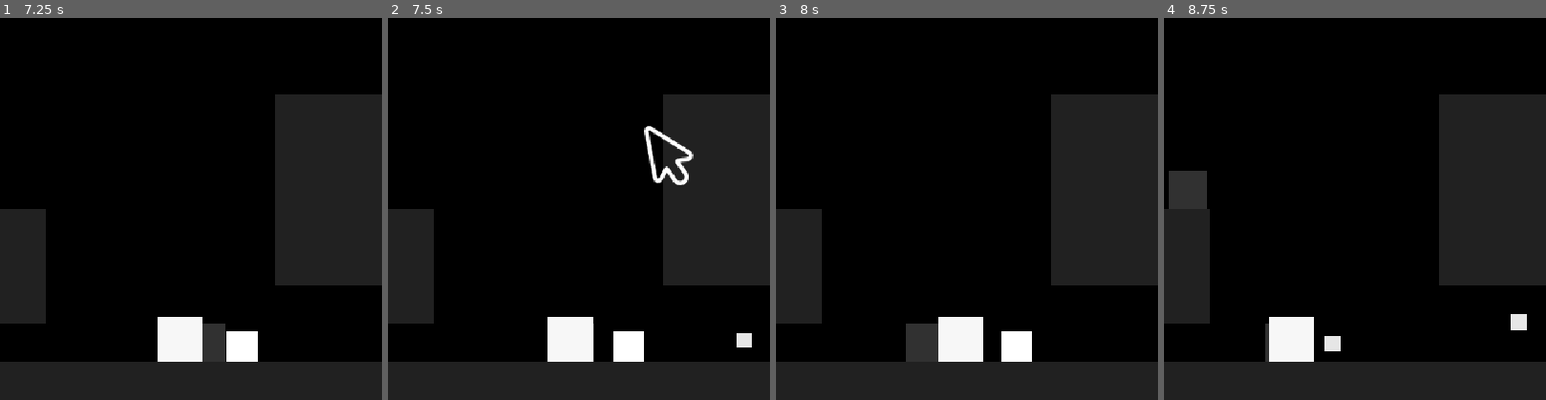
Above: before the commit, frames 1-4 (left to right).
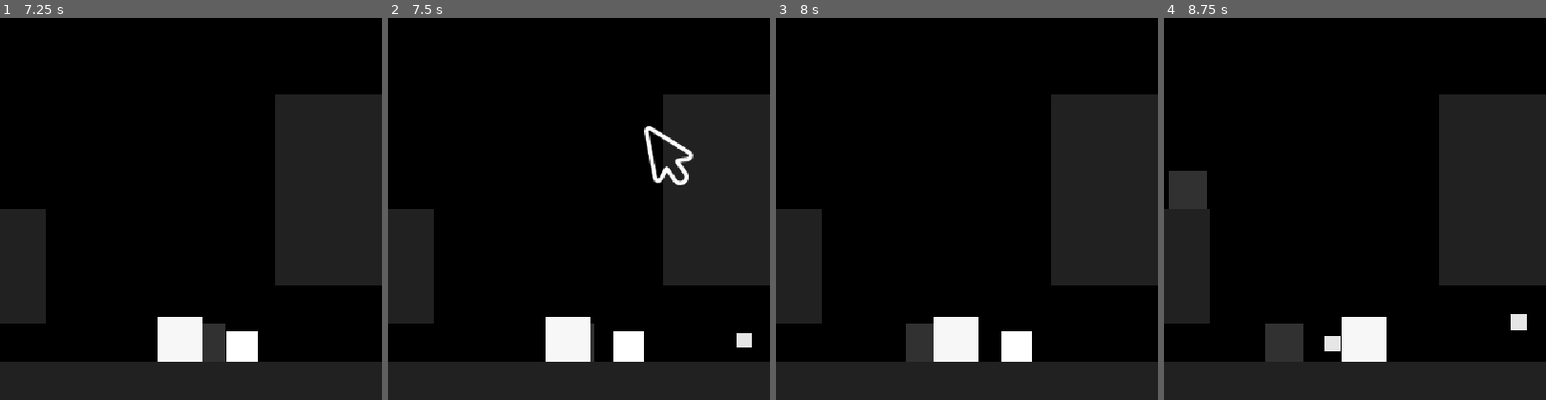
Above: after the commit, the same moments.

Repository: stevencasteel/Box-Battle
Game: Godot game, scene res://src/scenes/main/main.tscn
Same seed, same stepped clock (60 frames per second), same inputs: the game is played once before the commit and once after it. The engine's default icon, where the game draws it, is replaced by a stand-in: a white triangle on a blue panel in a dark square.
Inputs (mouse positions are % of the whole screen's width and height, from its top left):
- Up to frame 1 (7.25 s): tap Enter (ui_accept) at 0.5, 3.77, 6.77 s; drag from (50, 36) to (60, 28) at 0.52 s; drag from (30, 55) to (34, 19) at 1.27 s; move the mouse to (60, 28) at 2.02 s; hold Left (ui_left) 2.03-2.75 s; drag from (45, 70) to (7, 93) at 2.77 s; move the mouse to (80, 65) at 3.52 s; hold Right (ui_right) 3.53-4.25 s; drag from (20, 35) to (39, 93) at 4.27 s; move the mouse to (55, 50) at 5.02 s; hold Right (ui_right) 5.03-5.75 s; click (55, 50) at 5.17 s; drag from (35, 25) to (72, 93) at 5.77 s; move the mouse to (72, 45) at 6.52 s; hold Left (ui_left) from 6.53 s (still down)
- Up to frame 2 (7.5 s): release Left (ui_left) at 7.25 s; drag from (30, 55) to (82, 82) at 7.27 s
- Up to frame 3 (8 s): no input
- Up to frame 4 (8.75 s): move the mouse to (60, 28) at 8.02 s; hold Right (ui_right) from 8.03 s (still down)
The pictures show only the part of the screen within x 14-64%, y 50-100%; the shares and areas given below are measured in that part.

Frame 1 is identical in both runs. In frame 2, 0.1% of the frame differs, in the area x 41-54%, y 78-90%; in frame 3, 0.3%; in frame 4, 2.8%, in the area x 27-59%, y 78-90%.

Commit message:
feat(combat): Implement data-driven MeleeComponent for boss
Implemented a new, reusable MeleeComponent to provide a data-driven melee attack system for entities. This refactors the boss's combat logic to be more modular and prepares the codebase for more complex enemy behaviors.

- New Resource: Created `MeleeAttackData` (`.gd` and `.tres` files) to define the properties of a melee attack (shape, damage, duration, etc.) in data, decoupling attack design from code.
- New Component: Built `MeleeComponent` (`.tscn` and `.gd`), a self-contained scene that manages an Area2D hitbox. It reads `MeleeAttackData` resources to execute attacks, handle collision detection, and apply damage.
- Boss Integration:
    - Added the `MeleeComponent` to the `base_boss.tscn`.
    - Created a new `StateBossMelee` to trigger attacks via the component.
    - Added a `CloseRangeDetector` Area2D to the boss to detect the player.
- New Behaviors:
    - The boss now performs a powerful melee follow-up attack immediately after finishing a lunge.
    - The boss now performs a quick, reactive melee swipe if the player enters its close-range detector while it is patrolling.
- Bug Fixes:
    - Resolved critical physics layer/mask misconfigurations on the new `Area2D` nodes that were preventing collision detection.
    - Corrected the `MeleeComponent` to properly listen for `area_entered` signals from hurtboxes, not just `body_entered`.
    - Refined the `MeleeComponent` scene structure and script inheritance to correctly function as both a `Node2D` (for positioning) and an `IComponent` (for system integration).

Diff:
--- /dev/null
+++ b/src/api/combat/melee_attack_data.gd
@@ -0,0 +1,28 @@
+# src/api/combat/melee_attack_data.gd
+@tool
+## A data resource that defines the properties of a single melee attack.
+## This allows for creating varied attacks without changing code.
+class_name MeleeAttackData
+extends Resource
+
+@export_group("Core Properties")
+## The Shape2D resource that defines the hitbox area.
+@export var shape: Shape2D
+## The local offset from the entity's origin where the hitbox should be centered.
+@export var offset: Vector2 = Vector2.ZERO
+## The base damage dealt by the attack.
+@export var damage_amount: int = 1
+
+@export_group("Timing")
+## The duration in seconds the hitbox remains active.
+@export_range(0.05, 1.0, 0.01) var duration: float = 0.15
+## The duration in seconds of the telegraph visual before the attack becomes active.
+@export_range(0.0, 2.0, 0.05) var telegraph_duration: float = 0.3
+
+@export_group("Feedback & Juice")
+## The duration in seconds of hit-stop to apply on a successful hit.
+@export_range(0.0, 0.5, 0.01) var hit_stop_duration: float = 0.0
+## The screen shake effect to trigger on a successful hit.
+@export var screen_shake_effect: ScreenShakeEffect
+## The VFX to spawn at the impact point on a successful hit.
+@export var hit_spark_effect: VFXEffect
--- /dev/null
+++ b/src/data/combat/attacks/boss_lunge_melee.tres
@@ -0,0 +1,15 @@
+[gd_resource type="Resource" script_class="MeleeAttackData" load_steps=4 format=3 uid="uid://b1v2c3d4e5f6g"]
+
+[ext_resource type="Script" path="res://src/api/combat/melee_attack_data.gd" id="1_script"]
+[ext_resource type="Shape2D" uid="uid://c1b2d3e4f5g6h" path="res://src/entities/player/data/forward_attack_shape.tres" id="2_shape"]
+[ext_resource type="Resource" path="res://src/core/data/effects/player_hit_spark_effect.tres" id="3_hit_spark"]
+
+[resource]
+script = ExtResource("1_script")
+shape = ExtResource("2_shape")
+offset = Vector2(60, 0)
+damage_amount = 2
+duration = 0.2
+telegraph_duration = 0.4
+hit_stop_duration = 0.05
+hit_spark_effect = ExtResource("3_hit_spark")
--- /dev/null
+++ b/src/data/combat/attacks/boss_quick_swipe.tres
@@ -0,0 +1,15 @@
+[gd_resource type="Resource" script_class="MeleeAttackData" load_steps=3 format=3 uid="uid://d1c2b3a4e5f6g"]
+
+[ext_resource type="Script" uid="uid://yas33ux44jbi" path="res://src/api/combat/melee_attack_data.gd" id="1_script"]
+
+[sub_resource type="RectangleShape2D" id="RectangleShape2D_b4h5g"]
+size = Vector2(90, 25)
+
+[resource]
+script = ExtResource("1_script")
+shape = SubResource("RectangleShape2D_b4h5g")
+offset = Vector2(75, 0)
+damage_amount = 1
+duration = 0.15
+telegraph_duration = 0.2
+hit_stop_duration = 0.02
--- a/src/entities/boss/base_boss.gd
+++ b/src/entities/boss/base_boss.gd
@@ -8,7 +8,6 @@
 @export var behavior: BossBehavior
 @export_group("Juice & Feedback")
 @export var hit_flash_effect: ShaderEffect
-@export var intro_shake_effect: ScreenShakeEffect
 @export var phase_change_shake_effect: ScreenShakeEffect
 @export var death_shake_effect: ScreenShakeEffect
 @export var hit_spark_effect: VFXEffect
@@ -19,6 +18,7 @@
 @export var state_cooldown_script: Script
 @export var state_patrol_script: Script
 @export var state_lunge_script: Script
+@export var state_melee_script: Script
 
 # --- Node References ---
 @onready var visual_sprite: ColorRect = $ColorRect
@@ -48,16 +48,7 @@
 		return
 
 	_initialize_data()
-	EntityBuilder.build(self) # Replaces all old setup calls
-
-	if (
-		is_instance_valid(intro_shake_effect)
-		and is_instance_valid(_services)
-		and is_instance_valid(_services.fx_manager)
-		and _services.fx_manager.has_method("is_camera_shaker_registered")
-		and _services.fx_manager.is_camera_shaker_registered()
-	):
-		_services.fx_manager.request_screen_shake(intro_shake_effect)
+	EntityBuilder.build(self)
 
 
 func _exit_tree() -> void:
@@ -153,6 +144,16 @@
 
 
 # --- Signal Handlers ---
+func _on_close_range_detector_body_entered(body: Node) -> void:
+	if is_instance_valid(entity_data) and body is Player:
+		entity_data.is_player_in_close_range = true
+
+
+func _on_close_range_detector_body_exited(body: Node) -> void:
+	if is_instance_valid(entity_data) and body is Player:
+		entity_data.is_player_in_close_range = false
+
+
 func _on_health_threshold_reached(health_percentage: float) -> void:
 	if not is_instance_valid(behavior):
 		return
--- a/src/entities/boss/base_boss.tscn
+++ b/src/entities/boss/base_boss.tscn
@@ -1,7 +1,8 @@
-[gd_scene load_steps=15 format=3 uid="uid://dmej4a7ykn2q0"]
+[gd_scene load_steps=18 format=3 uid="uid://dmej4a7ykn2q0"]
 
 [ext_resource type="Script" uid="uid://5bkyx4fguxor" path="res://src/entities/boss/base_boss.gd" id="1_26qjf"]
 [ext_resource type="Resource" path="res://src/data/effects/entity_hit_flash_effect.tres" id="2_hit_flash"]
+[ext_resource type="PackedScene" path="res://src/entities/components/melee_component.tscn" id="3_melee_component"]
 [ext_resource type="Resource" path="res://src/core/data/effects/boss_phase_change_shake.tres" id="7_phase_shake"]
 [ext_resource type="Resource" path="res://src/core/data/effects/boss_death_shake.tres" id="8_death_shake"]
 [ext_resource type="Resource" path="res://src/core/data/effects/player_hit_spark_effect.tres" id="9_hit_spark_effect"]
@@ -11,28 +12,32 @@
 [ext_resource type="Script" uid="uid://dgok3ph2i0i47" path="res://src/entities/boss/states/state_boss_cooldown.gd" id="14_state_cooldown"]
 [ext_resource type="Script" uid="uid://bsmqi0p5h8urh" path="res://src/entities/boss/states/state_boss_patrol.gd" id="15_state_patrol"]
 [ext_resource type="Script" uid="uid://b47bmwcdrdd8d" path="res://src/entities/boss/states/state_boss_lunge.gd" id="16_state_lunge"]
-[ext_resource type="Resource" uid="uid://bps1fb52qcel8" path="res://src/core/data/effects/dissolve_effect.tres" id="17_dissolve_effect"]
-[ext_resource type="Resource" uid="uid://cypy26d84f23b" path="res://src/entities/boss/data/default_boss_behavior.tres" id="18_default_behavior"]
+[ext_resource type="Script" uid="uid://cfirfsn8ugufx" path="res://src/entities/boss/states/state_boss_melee.gd" id="17_state_melee"]
+[ext_resource type="Resource" uid="uid://bps1fb52qcel8" path="res://src/core/data/effects/dissolve_effect.tres" id="18_dissolve_effect"]
+[ext_resource type="Resource" uid="uid://cypy26d84f23b" path="res://src/entities/boss/data/default_boss_behavior.tres" id="19_default_behavior"]
 
 [sub_resource type="RectangleShape2D" id="RectangleShape2D_bossbody"]
 size = Vector2(60, 60)
+
+[sub_resource type="CircleShape2D" id="CircleShape2D_closetrigger"]
+radius = 100.0
 
 [node name="BaseBoss" type="CharacterBody2D"]
 collision_layer = 12
 collision_mask = 131
 script = ExtResource("1_26qjf")
-behavior = ExtResource("18_default_behavior")
+behavior = ExtResource("19_default_behavior")
 hit_flash_effect = ExtResource("2_hit_flash")
-intro_shake_effect = ExtResource("7_phase_shake")
 phase_change_shake_effect = ExtResource("7_phase_shake")
 death_shake_effect = ExtResource("8_death_shake")
 hit_spark_effect = ExtResource("9_hit_spark_effect")
-dissolve_effect = ExtResource("17_dissolve_effect")
+dissolve_effect = ExtResource("18_dissolve_effect")
 state_idle_script = ExtResource("12_state_idle")
 state_attack_script = ExtResource("13_state_attack")
 state_cooldown_script = ExtResource("14_state_cooldown")
 state_patrol_script = ExtResource("15_state_patrol")
 state_lunge_script = ExtResource("16_state_lunge")
+state_melee_script = ExtResource("17_state_melee")
 archetype = ExtResource("10_archetype")
 
 [node name="ColorRect" type="ColorRect" parent="."]
@@ -53,5 +58,15 @@
 wait_time = 3.0
 one_shot = true
 
+[node name="MeleeComponent" parent="." instance=ExtResource("3_melee_component")]
+
+[node name="CloseRangeDetector" type="Area2D" parent="."]
+collision_layer = 4
+
+[node name="CollisionShape2D" type="CollisionShape2D" parent="CloseRangeDetector"]
+shape = SubResource("CircleShape2D_closetrigger")
+
 [connection signal="timeout" from="CooldownTimer" to="." method="_on_cooldown_timer_timeout"]
 [connection signal="timeout" from="PatrolTimer" to="." method="_on_patrol_timer_timeout"]
+[connection signal="body_entered" from="CloseRangeDetector" to="." method="_on_close_range_detector_body_entered"]
+[connection signal="body_exited" from="CloseRangeDetector" to="." method="_on_close_range_detector_body_exited"]
--- a/src/entities/boss/boss_state_data.gd
+++ b/src/entities/boss/boss_state_data.gd
@@ -13,5 +13,8 @@
 		health = clamp(value, 0, max_health)
 var projectile_pool_key: StringName = &""
 
+# --- Targeting ---
+var is_player_in_close_range: bool = false
+
 # --- Physics & Movement ---
 var facing_direction: float = -1.0
--- a/src/entities/boss/states/state_boss_lunge.gd
+++ b/src/entities/boss/states/state_boss_lunge.gd
@@ -34,4 +34,5 @@
 func process_physics(delta: float) -> void:
 	_lunge_duration -= delta
 	if _lunge_duration <= 0:
-		state_machine.change_state(Identifiers.BossStates.COOLDOWN)
+		# This is the key change: transition to melee instead of cooldown.
+		state_machine.change_state("melee")
--- /dev/null
+++ b/src/entities/boss/states/state_boss_melee.gd
@@ -0,0 +1,42 @@
+# src/entities/boss/states/state_boss_melee.gd
+## A state that triggers a melee attack and waits for it to complete.
+class_name BossStateMelee
+extends BaseState
+
+# --- Constants ---
+const LungeMeleeAttackData = preload("res://src/data/combat/attacks/boss_lunge_melee.tres")
+
+# --- Private Member Variables ---
+var _melee_component: MeleeComponent
+
+
+func enter(msg := {}) -> void:
+	owner.velocity = Vector2.ZERO
+	_melee_component = owner.get_component(MeleeComponent)
+
+	if not is_instance_valid(_melee_component):
+		push_error("BossStateMelee requires a MeleeComponent on the owner. Aborting attack.")
+		state_machine.change_state(Identifiers.BossStates.COOLDOWN)
+		return
+
+	# Default to the lunge follow-up, but allow other states to specify a different attack.
+	var attack_to_perform = msg.get("attack_data", LungeMeleeAttackData)
+
+	_melee_component.attack_finished.connect(_on_attack_finished, CONNECT_ONE_SHOT)
+	_melee_component.perform_attack(attack_to_perform)
+
+
+func exit() -> void:
+	if is_instance_valid(_melee_component) and _melee_component.attack_finished.is_connected(_on_attack_finished):
+		_melee_component.attack_finished.disconnect(_on_attack_finished)
+
+
+# --- Signal Handlers ---
+func _on_attack_finished() -> void:
+	if state_machine.current_state == self:
+		# Use the cooldown from the attack we just performed.
+		var attack_data = _melee_component._current_attack_data
+		if is_instance_valid(attack_data):
+			owner.cooldown_timer.wait_time = attack_data.telegraph_duration + attack_data.duration + 0.5
+
+		state_machine.change_state(Identifiers.BossStates.COOLDOWN)
--- a/src/entities/boss/states/state_boss_patrol.gd
+++ b/src/entities/boss/states/state_boss_patrol.gd
@@ -3,10 +3,16 @@
 extends BaseState
 class_name BossStatePatrol
 
+const QuickSwipeData = preload("res://src/data/combat/attacks/boss_quick_swipe.tres")
 
 func enter(_msg := {}) -> void:
 	owner.patrol_timer.start()
 
 
 func process_physics(_delta: float) -> void:
+	# High-priority check: if player gets too close, interrupt patrol to attack.
+	if state_data.is_player_in_close_range and owner.cooldown_timer.is_stopped():
+		state_machine.change_state("melee", {"attack_data": QuickSwipeData})
+		return
+
 	owner.velocity.x = state_data.facing_direction * state_data.config.boss_patrol_speed
--- /dev/null
+++ b/src/entities/components/melee_component.gd
@@ -0,0 +1,131 @@
+# src/entities/components/melee_component.gd
+@tool
+## A generic, data-driven component for executing melee attacks.
+##
+## This component manages a hitbox Area2D and orchestrates the telegraph,
+## attack duration, and damage application based on a provided MeleeAttackData resource.
+class_name MeleeComponent
+extends IComponent
+
+# --- Signals ---
+## Emitted when the attack successfully hits a valid target.
+signal hit_confirmed
+## Emitted when the full attack sequence (telegraph + duration) is complete.
+signal attack_finished
+
+# --- Node References ---
+@onready var hitbox: Area2D = $Hitbox
+@onready var collision_shape: CollisionShape2D = $Hitbox/CollisionShape2D
+
+# --- Private Member Variables ---
+var _owner: BaseEntity
+var _services: ServiceLocator
+var _current_attack_data: MeleeAttackData
+var _hit_targets_this_swing: Dictionary = {}
+var _is_attacking: bool = false
+
+# --- IComponent Contract ---
+func setup(p_owner: Node, p_dependencies: Dictionary = {}) -> void:
+	self._owner = p_owner as BaseEntity
+	self._services = p_dependencies.get("services")
+	assert(is_instance_valid(_owner), "MeleeComponent must be owned by a BaseEntity.")
+	assert(is_instance_valid(_services), "MeleeComponent requires a ServiceLocator.")
+
+	hitbox.body_entered.connect(_on_hitbox_body_entered)
+	hitbox.area_entered.connect(_on_hitbox_area_entered)
+
+
+func teardown() -> void:
+	if is_instance_valid(hitbox):
+		if hitbox.body_entered.is_connected(_on_hitbox_body_entered):
+			hitbox.body_entered.disconnect(_on_hitbox_body_entered)
+		if hitbox.area_entered.is_connected(_on_hitbox_area_entered):
+			hitbox.area_entered.disconnect(_on_hitbox_area_entered)
+	_owner = null
+	_services = null
+
+
+# --- Public API ---
+## The main entry point to start a melee attack sequence.
+func perform_attack(attack_data: MeleeAttackData) -> void:
+	if _is_attacking or not is_instance_valid(attack_data):
+		return
+
+	_is_attacking = true
+	_current_attack_data = attack_data
+	_hit_targets_this_swing.clear()
+
+	_execute_attack_sequence()
+
+
+# --- Private Logic ---
+func _execute_attack_sequence() -> void:
+	# TODO: Implement telegraph logic in a future step if needed.
+
+	collision_shape.shape = _current_attack_data.shape
+
+	var facing_direction = _owner.entity_data.facing_direction if "facing_direction" in _owner.entity_data else 1.0
+	hitbox.position = _current_attack_data.offset * Vector2(facing_direction, 1.0)
+
+	hitbox.monitoring = true
+	if _owner.is_in_group(Identifiers.Groups.PLAYER):
+		hitbox.collision_layer = PhysicsLayers.PLAYER_HITBOX
+		hitbox.collision_mask = PhysicsLayers.ENEMY | PhysicsLayers.ENEMY_PROJECTILE
+	else:
+		hitbox.collision_layer = PhysicsLayers.HAZARD
+		hitbox.collision_mask = PhysicsLayers.PLAYER_HURTBOX
+
+	collision_shape.disabled = false
+
+	var timer = get_tree().create_timer(_current_attack_data.duration)
+	await timer.timeout
+
+	if not is_instance_valid(self):
+		return
+
+	collision_shape.disabled = true
+	hitbox.monitoring = false
+	hitbox.collision_layer = 0
+	hitbox.collision_mask = 0
+
+	_is_attacking = false
+	attack_finished.emit()
+
+
+func _process_hit(collider: Node) -> void:
+	var target_id = collider.get_instance_id()
+	if _hit_targets_this_swing.has(target_id):
+		return
+
+	_hit_targets_this_swing[target_id] = true
+
+	var damageable: IDamageable = _services.combat_utils.find_damageable(collider)
+	if is_instance_valid(damageable):
+		var damage_info := DamageInfo.new()
+		damage_info.amount = _current_attack_data.damage_amount
+		damage_info.source_node = _owner
+		damage_info.impact_position = collider.global_position
+		damage_info.impact_normal = (collider.global_position - _owner.global_position).normalized()
+
+		var result := damageable.apply_damage(damage_info)
+		if result.was_damaged:
+			if is_instance_valid(_current_attack_data.hit_spark_effect):
+				_services.fx_manager.play_vfx(
+					_current_attack_data.hit_spark_effect,
+					damage_info.impact_position,
+					damage_info.impact_normal
+				)
+
+			if _current_attack_data.hit_stop_duration > 0.0:
+				_services.fx_manager.request_hit_stop(_current_attack_data.hit_stop_duration)
+
+			hit_confirmed.emit()
+
+
+# --- Signal Handlers ---
+func _on_hitbox_body_entered(body: Node) -> void:
+	_process_hit(body)
+
+
+func _on_hitbox_area_entered(area: Area2D) -> void:
+	_process_hit(area)
--- /dev/null
+++ b/src/entities/components/melee_component.tscn
@@ -0,0 +1,19 @@
+[gd_scene load_steps=3 format=3 uid="uid://melee_component_scene"]
+
+[ext_resource type="Script" path="res://src/entities/components/melee_component.gd" id="1_script"]
+
+[sub_resource type="RectangleShape2D" id="RectangleShape2D_placeholder"]
+size = Vector2(10, 10)
+
+[node name="MeleeComponent" type="Node2D"]
+script = ExtResource("1_script")
+metadata/REQUIRED_DEPS = PackedStringArray("services")
+
+[node name="Hitbox" type="Area2D" parent="."]
+collision_layer = 8
+collision_mask = 0
+monitorable = true
+
+[node name="CollisionShape2D" type="CollisionShape2D" parent="Hitbox"]
+shape = SubResource("RectangleShape2D_placeholder")
+disabled = true
--- a/src/entities/entity_builder.gd
+++ b/src/entities/entity_builder.gd
@@ -5,7 +5,7 @@
 class_name EntityBuilder
 extends RefCounted
 
-## The main entry point. Takes a freshly instantiated entity and performs
+# The main entry point. Takes a freshly instantiated entity and performs
 ## all necessary component setup and signal wiring.
 static func build(entity: BaseEntity) -> void:
 	if entity is Player:
@@ -108,6 +108,7 @@
 		Identifiers.BossStates.COOLDOWN: boss.state_cooldown_script.new(boss, sm, boss.entity_data),
 		Identifiers.BossStates.PATROL: boss.state_patrol_script.new(boss, sm, boss.entity_data),
 		Identifiers.BossStates.LUNGE: boss.state_lunge_script.new(boss, sm, boss.entity_data),
+		"melee": boss.state_melee_script.new(boss, sm, boss.entity_data),
 	}
 
 	var per_component_deps := {
Not shown, changed: docs/CHANGELOG.txt
Not shown, changed: docs/all_godot_source_code_no_docs.txt
